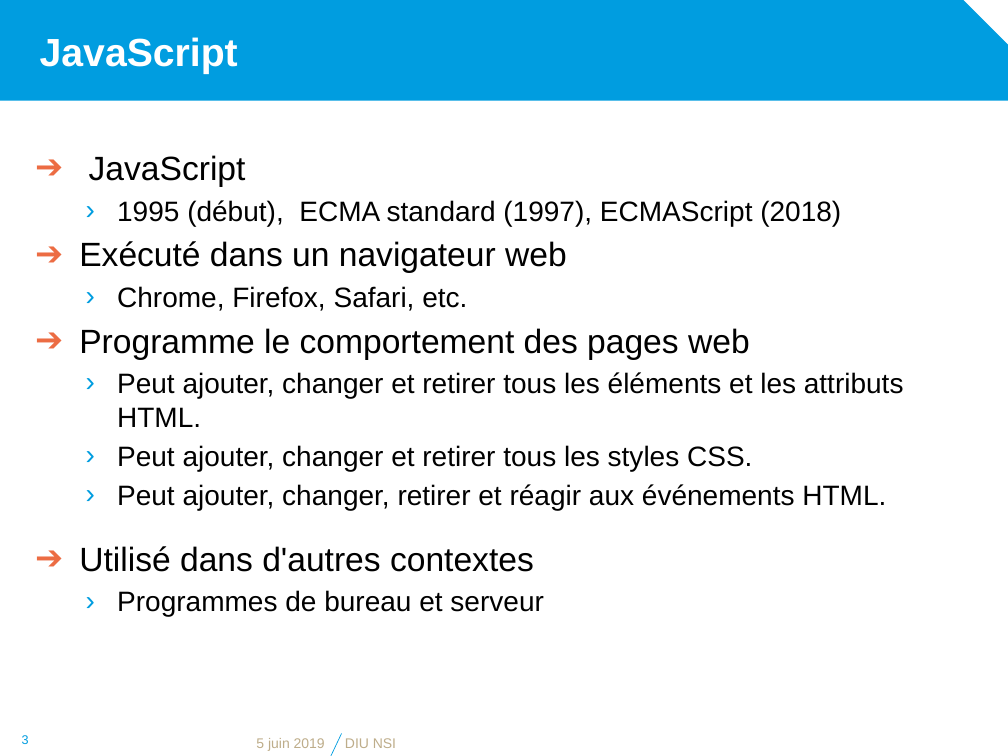
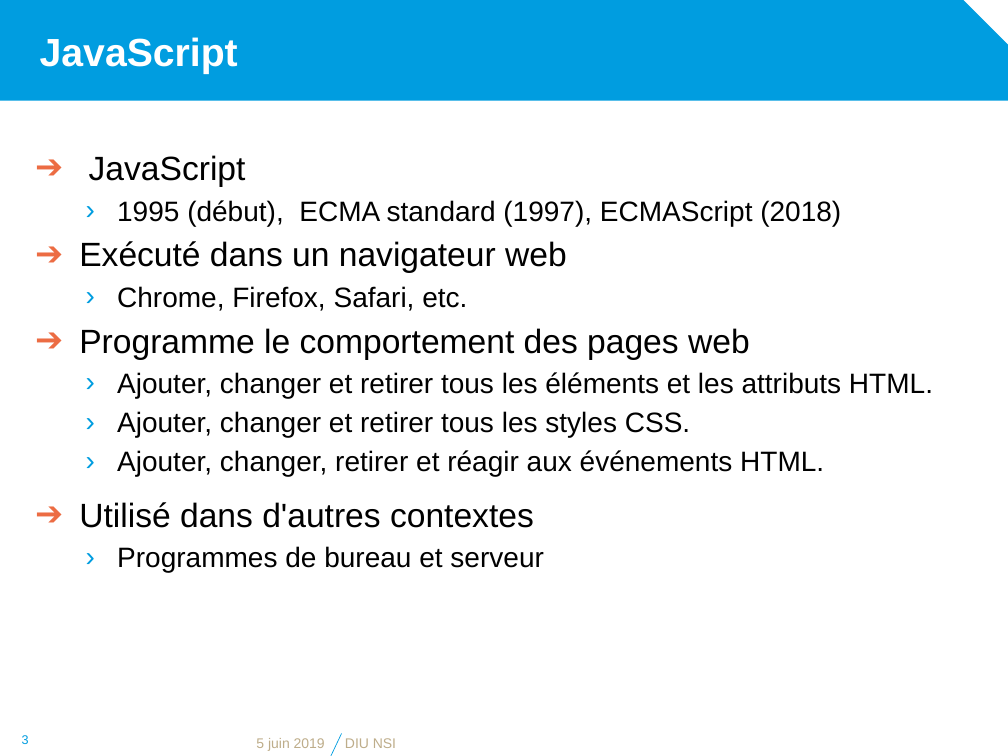
Before and after one commit to diu-uf-bordeaux/bloc1, a slide deck: slide 3 of web/4-JS/JavaScript.pptx. Drawn at 1008x756 pixels with LibreOffice and Linux fonts; fonts in the diff are those of the drawing; background and template pictures are left out. Boxes give left, top, right and bottom in pixels: in the first picture for what was removed or moved away, otherwise in the second. Text is boxed around its words. In the diff, an @@ line names an element or a change of style, - is before the commit and + after.

Commit message:
Web : formatting

```diff
--- a/web/4-JS/JavaScript.pptx
+++ b/web/4-JS/JavaScript.pptx
@@ text at (117, 372, 933, 477): text changed @@
-  › Peut ajouter, changer et retirer tous les éléments et les attributs HTML.
-  › Peut ajouter, changer et retirer tous les styles CSS.
-  › Peut ajouter, changer, retirer et réagir aux événements HTML.
+  › Ajouter, changer et retirer tous les éléments et les attributs HTML.
+  › Ajouter, changer et retirer tous les styles CSS.
+  › Ajouter, changer, retirer et réagir aux événements HTML.
@@ text at (79, 502, 534, 528): line spacing 1.5 to 1; more space between paragraphs @@
```
Also in this commit, not shown: 3 other slides changed.
